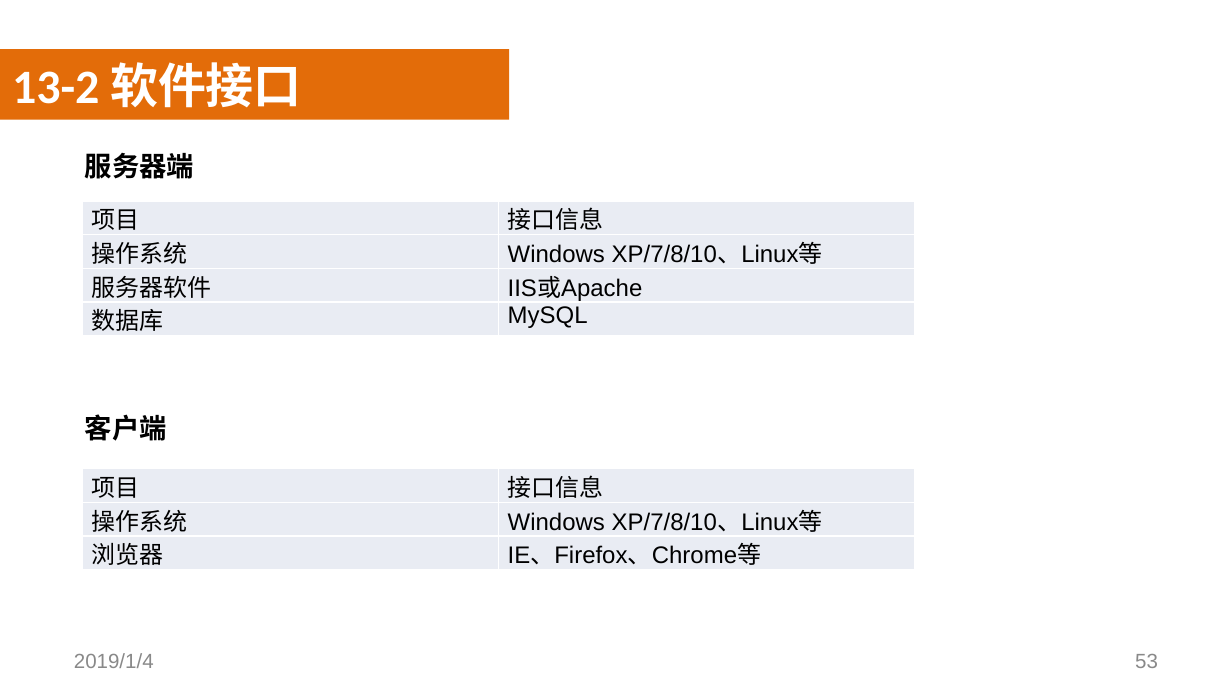
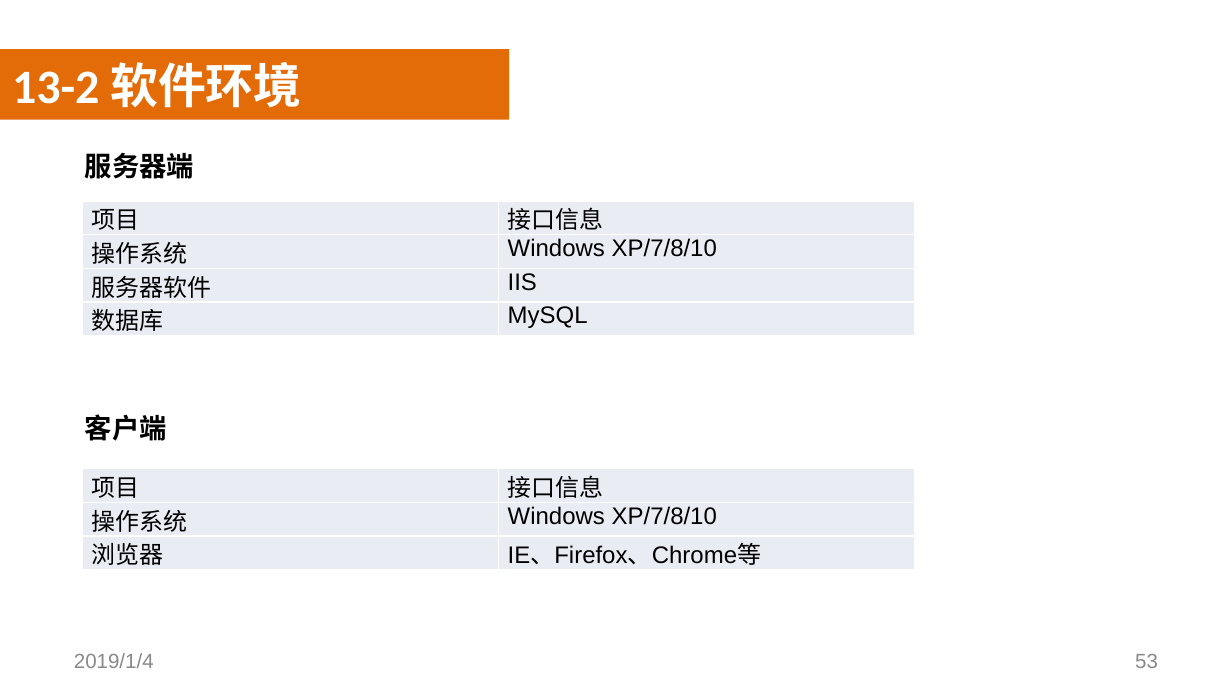
Before and after one commit to SoftwareRequirtmentsG02/Document, a slide deck: slide 53 of 案例教学系统/受控文档/分析设计/PPT/PRD2018-G02-SRS评审PPT.pptx. Drawn at 1232x693 pixels with LibreOffice and Linux fonts; fonts in the diff are those of the drawing; background and template pictures are left out. Boxes give left, top, right and bottom in pixels: in the first picture for what was removed or moved away, otherwise in the second. Text is boxed around its words. In the diff, an @@ line names an element or a change of style, - is before the commit and + after.

```diff
--- a/案例教学系统/受控文档/分析设计/PPT/PRD2018-G02-SRS评审PPT.pptx
+++ b/案例教学系统/受控文档/分析设计/PPT/PRD2018-G02-SRS评审PPT.pptx
@@ text at (x1=12, y1=62, x2=301, y2=108): text changed @@
-13-2 软件接口
+13-2 软件环境
@@ table at (x1=83, y1=201, x2=915, y2=335) @@
-row 2, column 2: Windows XP/7/8/10、Linux等
+row 2, column 2: Windows XP/7/8/10
-row 3, column 2: IIS或Apache
+row 3, column 2: IIS
@@ table at (x1=83, y1=468, x2=915, y2=569) @@
-row 2, column 2: Windows XP/7/8/10、Linux等
+row 2, column 2: Windows XP/7/8/10
```
Also in this commit, not shown: 14 other slides changed, 1 slide added, 1 slide removed, 2 other files.
